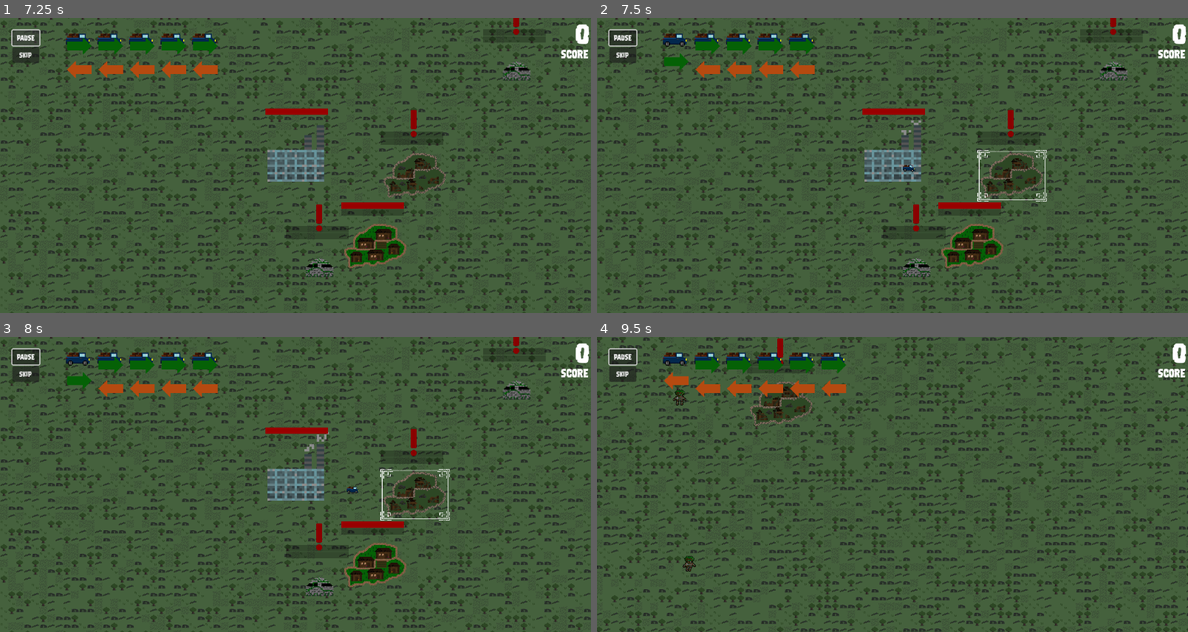
Above: before the commit, frames 1-4 (two rows, left to right).
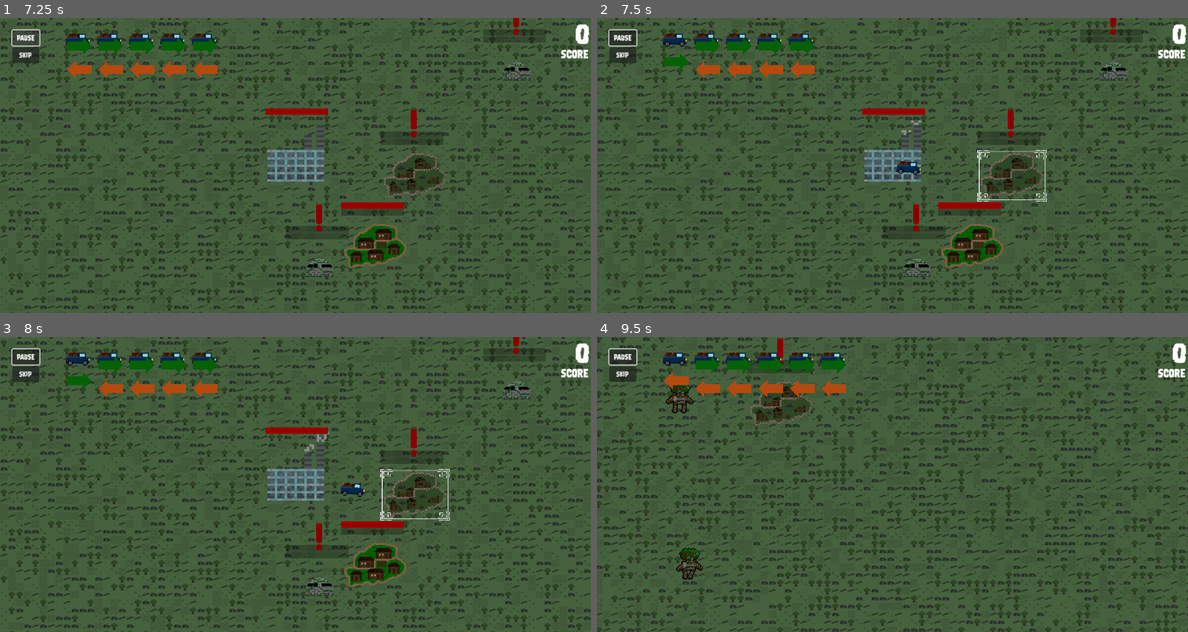
Above: after the commit, the same moments.

Repository: lewis785/ludum-dare-53
Game: Godot game, scene res://scenes/main.tscn
Same seed, same stepped clock (60 frames per second), same inputs: the game is played once before the commit and once after it.
Inputs (mouse positions are in pixels of both pictures, inside the frame that each line leads up to):
- Up to frame 1 (7.25 s): click "start" at 0.5 s; click "skip" at 1.25 s; click "slow" at 2 s; click "skip" at 2.75 s; click "slow" at 3.5 s; click "skip" at 4.25 s; click "slow" at 5 s; click "pause" at 5.75 s; click "paused" at 6.5 s
- Up to frame 2 (7.5 s): move the mouse to (1010, 174) at 7.27 s; press the mouse at (1010, 174) at 7.28 s
- Up to frame 3 (8 s): no input
- Up to frame 4 (9.5 s): move the mouse to (916, 587) at 8.02 s; release the mouse at (916, 587) at 8.03 s; tap S (camera_down) at 8.1 s; click (916, 587) at 8.17 s; move the mouse to (969, 505) at 8.77 s; hold A (camera_left) from 8.78 s (still down); click (969, 505) at 8.92 s

Frame 1 is identical in both runs. In frame 2, 0.1% of the frame differs, in the area x 50-55%, y 48-54%; in frame 3, 0.1%; in frame 4, 0.5%, in the area x 11-18%, y 16-83%.

Commit message:
CHANGE scale up trucks and enemies

Diff:
--- a/scenes/enemy/enemy.gd
+++ b/scenes/enemy/enemy.gd
@@ -166,11 +166,7 @@
 
 func _on_body_shape_entered(body_rid, body, body_shape_index, local_shape_index):
 	print(body.name)
-	pass # Replace with function body.
-
 
 func _on_area_2d_body_entered(body):
-	print("Body entered", body.name)
 	if body.name.contains('SupplyTruck'):
 		queue_free()
-	pass # Replace with function body.
--- a/scenes/enemy/enemy.tscn
+++ b/scenes/enemy/enemy.tscn
@@ -182,7 +182,7 @@
 
 [node name="enemy" type="RigidBody2D"]
 collision_layer = 2
-collision_mask = 3
+collision_mask = 2
 gravity_scale = 0.0
 can_sleep = false
 script = ExtResource("1_gyipw")
@@ -199,14 +199,19 @@
 [node name="Area2D" type="Area2D" parent="."]
 
 [node name="CollisionShape2D" type="CollisionShape2D" parent="Area2D"]
+scale = Vector2(2, 2)
 shape = SubResource("CapsuleShape2D_38u1j")
 
 [node name="AnimatedSprite2D" type="AnimatedSprite2D" parent="Area2D"]
+z_index = 1
 texture_filter = 1
+scale = Vector2(2, 2)
 sprite_frames = SubResource("SpriteFrames_jw21e")
 animation = &"attack1"
 
 [node name="CollisionShape2D" type="CollisionShape2D" parent="."]
+z_index = 1
+scale = Vector2(2, 2)
 shape = SubResource("CapsuleShape2D_38u1j")
 
 [connection signal="screen_exited" from="VisibleOnScreenNotifier2D" to="." method="_on_visible_on_screen_notifier_2d_screen_exited"]
--- a/scenes/supply_truck/supply_truck.tscn
+++ b/scenes/supply_truck/supply_truck.tscn
@@ -155,11 +155,14 @@
 
 [node name="TruckSprite" type="AnimatedSprite2D" parent="."]
 texture_filter = 1
+position = Vector2(0, -4)
+scale = Vector2(2, 2)
 sprite_frames = SubResource("SpriteFrames_pqpcf")
 animation = &"truck-empty-moving"
 
 [node name="CollisionShape2D" type="CollisionShape2D" parent="."]
 position = Vector2(0, 3.5)
+scale = Vector2(2, 2)
 shape = SubResource("RectangleShape2D_kjapd")
 one_way_collision = true
 
